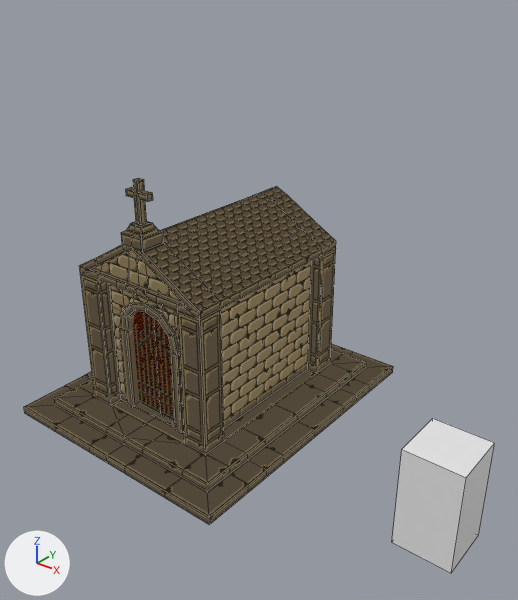
An edit to the Blender file Assets/_VanHelsingVR/Art/Blender/Props/Graveyard/Graveyard.blend, drawn before and after from the same camera.
Camera for both pictures: a 50 mm lens placed at (8.69, -9.45, 8.35), pointed at (1.33, -0.26, 2.65). The axes (+X, +Y, +Z) are drawn at lower left. The lights are the same throughout. The first picture is the older version. Mesh edges are drawn as thin lines.

The first picture shows 'Door', 'DoorFrame', 'Mausoleum', 'MausoleumInside', 'Reference'.
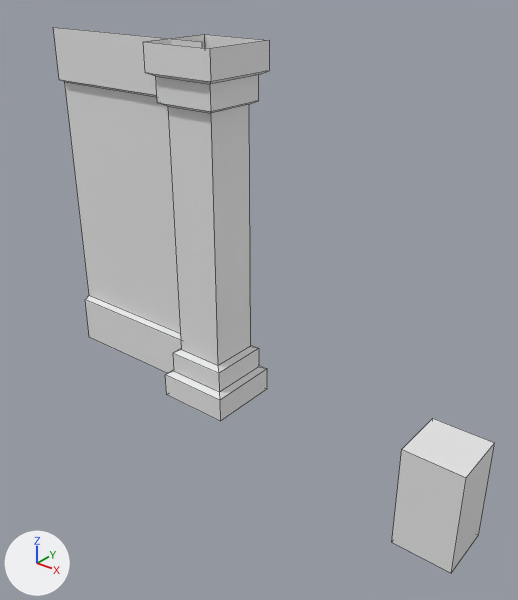
Pixel boxes (x1, y1, x2, y2) of what changed, in the pictures (518 x 600 px):
'Mausoleum', deleted (brown)
    before: (24, 178, 393, 525)
'Cube.001', added
    after: (143, 34, 269, 421)
'Cube', added
    after: (53, 27, 202, 373)
'DoorFrame', deleted (brown)
    before: (110, 285, 184, 433)
'Door', deleted (brown)
    before: (133, 311, 175, 422)
'MausoleumInside', deleted (mostly hidden)
    before: (135, 404, 176, 428)

What changed in the scene script:
```text
Add me_cube_009:
    me_cube_009.from_pydata(...)  # 40 vertices, 36 faces; spans x -0.75..0.75, y -0.75..0.75, z 0.0..7.0
Add me_cube_007:
    me_cube_007.from_pydata([(-1.0, 0.0, 1.06), (1.0, 0.0, 1.06), (-1.0, 0.0, 5.94), (1.0, 0.0, 5.94), (-1.0, -0.12, 6.0), (-1.0, -0.12, 7.0), (1.0, -0.12, 1.0), (1.0, -0.12, 0.0), (-1.0, -0.12, 0.0), (1.0, -0.12, 7.0), (-1.0, -0.12, 1.0), (1.0, -0.12, 6.0)], [], [(1, 3, 2, 0), (11, 9, 5, 4), (7, 6, 10, 8), (2, 3, 11, 4), (1, 0, 10, 6)])
Remove ob_door:
    ob_door = bpy.data.objects.new('Door', me_cube_008)
    ob_door.location = (0.0, -1.83, 1.66)
Remove ob_doorframe:
    ob_doorframe = bpy.data.objects.new('DoorFrame', me_cube_003)
    ob_doorframe.location = (0.0, -1.7, 1.66)
Remove ob_mausoleum:
    ob_mausoleum = bpy.data.objects.new('Mausoleum', me_cube)
    ob_mausoleum.location = (0.0, 0.0, 0.0)
Remove ob_mausoleuminside:
    ob_mausoleuminside = bpy.data.objects.new('MausoleumInside', me_cube_002)
    ob_mausoleuminside.location = (0.0, 0.0, 0.0)
Add ob_cube_001:
    ob_cube_001 = bpy.data.objects.new('Cube.001', me_cube_009)
    ob_cube_001.location = (0.0, 0.0, 0.0)
Add ob_cube:
    ob_cube = bpy.data.objects.new('Cube', me_cube_007)
    ob_cube.location = (-2.0, 0.0, 0.0)
    ob_cube.scale = (2.0, 1.0, 1.0)
```
